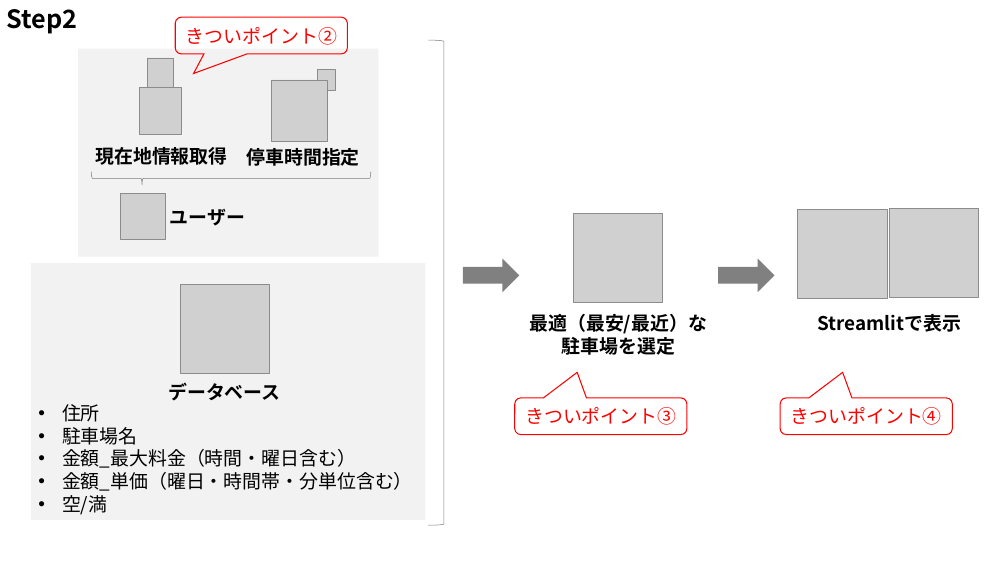
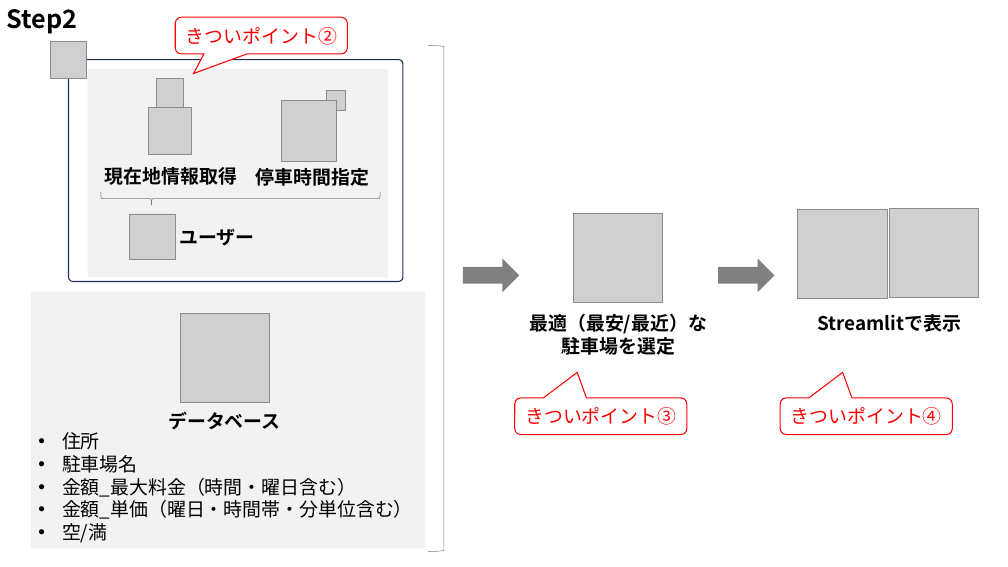
Before and after one commit to umazkym/tech0-Step2-WebApp, a slide deck: slide 3 of webアプリ.pptx. Drawn at 1008x567 pixels with LibreOffice and Linux fonts; fonts in the diff are those of the drawing; grey boxes stand for pictures. Boxes give left, top, right and bottom in pixels: in the first picture for what was removed or moved away, otherwise in the second. Text is boxed around its words. In the diff, an @@ line names an element or a change of style, - is before the commit and + after.

```diff
--- a/webアプリ.pptx
+++ b/webアプリ.pptx
@@ picture added at (50,42,87,79) @@
@@ rectangle added at (51,42,87,78), fill #FFFFFF @@
@@ right bracket: place and size @@
-right bracket at (429,40,445,526)
+right bracket at (429,45,445,551)
@@ rounded rectangle added at (69,60,403,282), fill #FFFFFF, outline #1E3256 1 pt @@
@@ 5 pictures, 3 texts, 1 right brace, 1 rectangle: place and size @@
-5 pictures, 3 texts, 1 right brace, 1 rectangle at (79,48,379,256)
+5 pictures, 3 texts, 1 right brace, 1 rectangle at (88,69,388,277)
@@ 2 texts, 1 picture, 1 rectangle: place and size @@
-2 texts, 1 picture, 1 rectangle at (31,263,426,520)
+2 texts, 1 picture, 1 rectangle at (31,292,426,549)
```
Also in this commit, not shown: 3 slides added.
